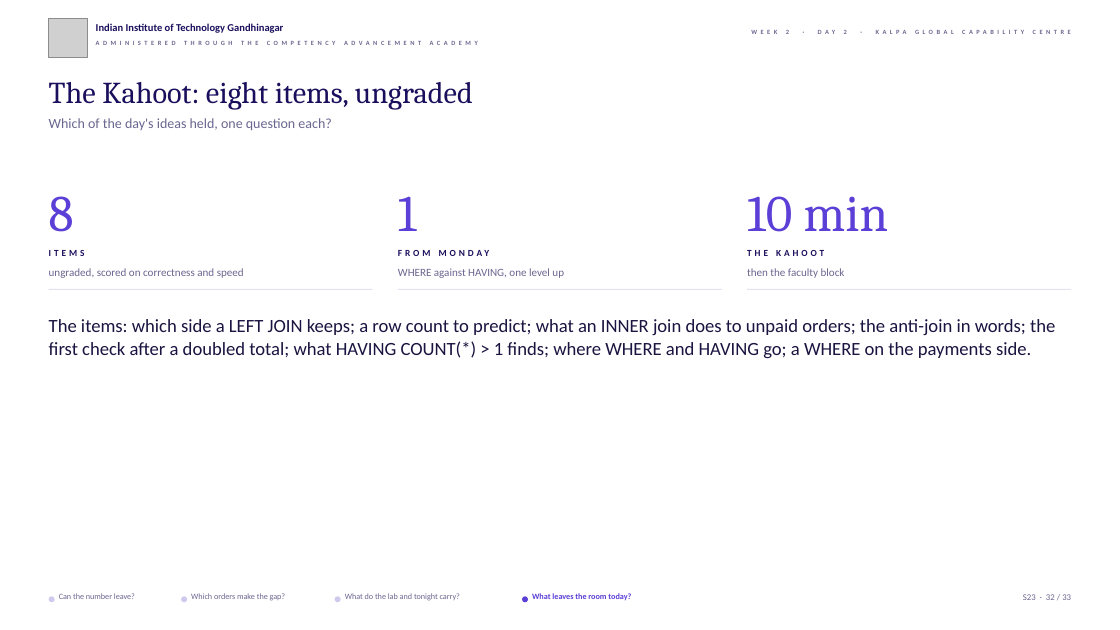
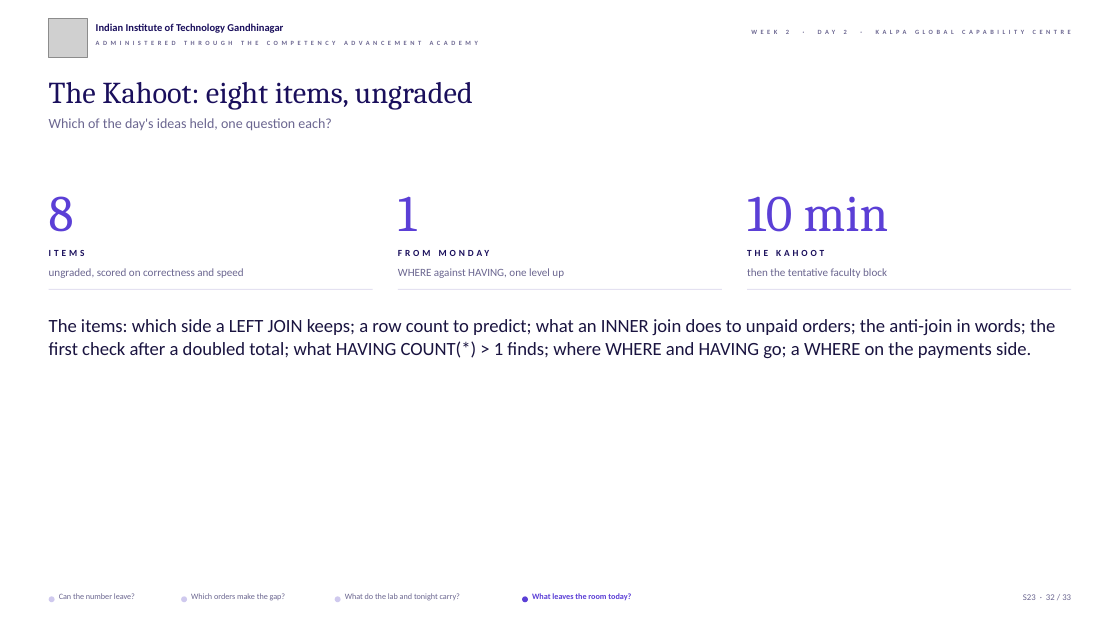
Before and after one commit to fde-academy-lab/c2-content-factory, a slide deck: slide 32 of content/W02/D2/slides/C2_W02_D02_half2_STUDENT.pptx. Drawn at 1120x630 pixels with LibreOffice and Linux fonts; fonts in the diff are those of the drawing; grey boxes stand for pictures; background and template pictures are left out. Boxes give left, top, right and bottom in pixels: in the first picture for what was removed or moved away, otherwise in the second. Text is boxed around its words. In the diff, an @@ line names an element or a change of style, - is before the commit and + after.

```diff
--- a/content/W02/D2/slides/C2_W02_D02_half2_STUDENT.pptx
+++ b/content/W02/D2/slides/C2_W02_D02_half2_STUDENT.pptx
@@ text at (x1=747, y1=268, x2=887, y2=278): text changed @@
-then the faculty block
+then the tentative faculty block
```
Also in this commit, not shown: 13 other slides changed, 4 other files.
